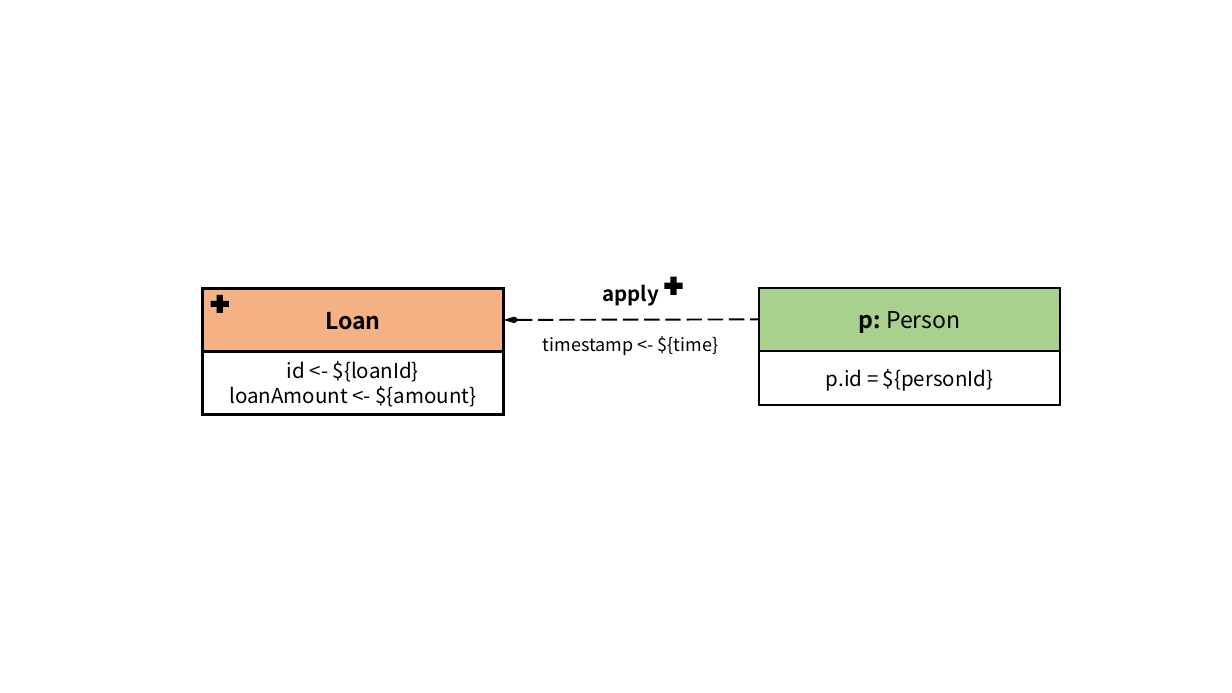
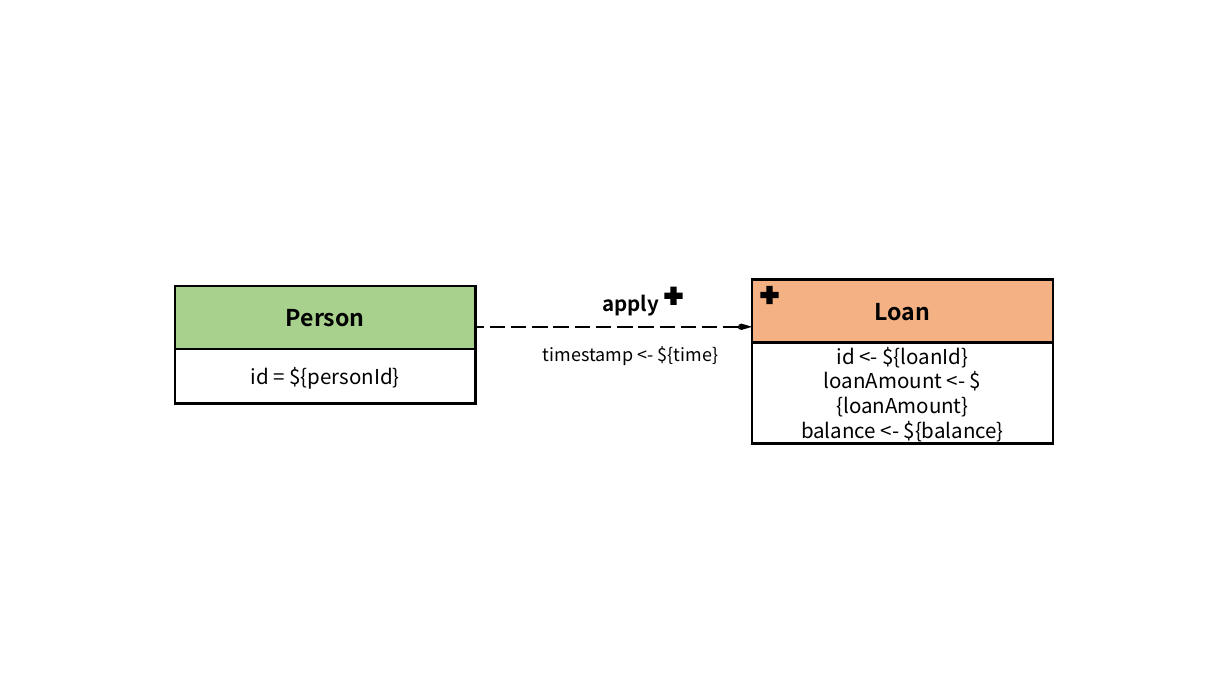
Before and after one commit to ldbc/ldbc_finbench_docs, a slide deck: slide 6 of patterns/transaction-write.pptx (slide 5 before the commit). Drawn at 1232x693 pixels with LibreOffice and Linux fonts; fonts in the diff are those of the drawing. Boxes give left, top, right and bottom in pixels: in the first picture for what was removed or moved away, otherwise in the second. Text is boxed around its words. In the diff, an @@ line names an element or a change of style, - is before the commit and + after.

```diff
--- a/patterns/transaction-write.pptx
+++ b/patterns/transaction-write.pptx
@@ rectangle "Person": place and size @@
-rectangle "Person" at (760,288,1061,351)
+rectangle "Person" at (175,287,476,349)
@@ 2 texts, 1 plus: place and size @@
-2 texts, 1 plus at (543,276,719,355)
+2 texts, 1 plus at (543,287,719,365)
@@ rectangle "Loan": place and size @@
-rectangle "Loan" at (202,288,504,351)
+rectangle "Loan" at (752,279,1054,342)
@@ plus: place and size @@
-plus at (211,295,229,313)
+plus at (761,286,779,304)
@@ text in rectangle at (286,309,365,327): text changed; bold on @@
-p: Person
+Person
@@ arrow moved from (504, 320) - (760, 320) to (752, 327) - (476, 327) @@
@@ rectangle "id = ${personId}": place and size @@
-rectangle "id = ${personId}" at (760,351,1061,406)
+rectangle "id = ${personId}" at (175,349,476,404)
@@ rectangle "id <- ${loanId}": place and size @@
-rectangle "id <- ${loanId}" at (202,351,504,414)
+rectangle "id <- ${loanId}" at (752,343,1054,445)
@@ text in rectangle at (251,367,399,389): text changed @@
-p.id = ${personId}
+id = ${personId}
@@ text in rectangle at (801,371,1004,443): text changed @@
-loanAmount <- ${amount}
+loanAmount <- ${loanAmount}
+balance <- ${balance}
```
Also in this commit, not shown: 12 other slides changed, 6 slides added, 42 other files.
